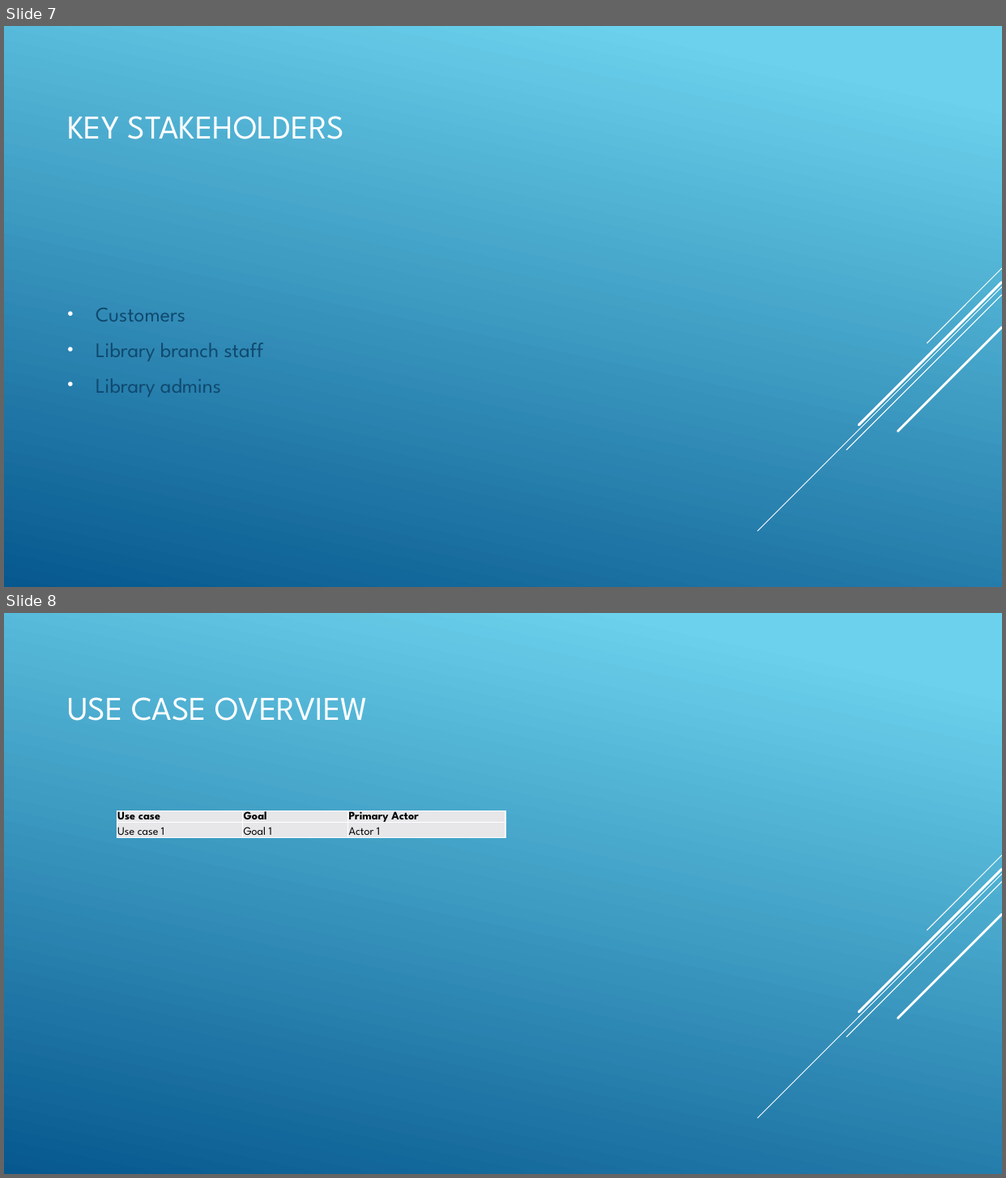
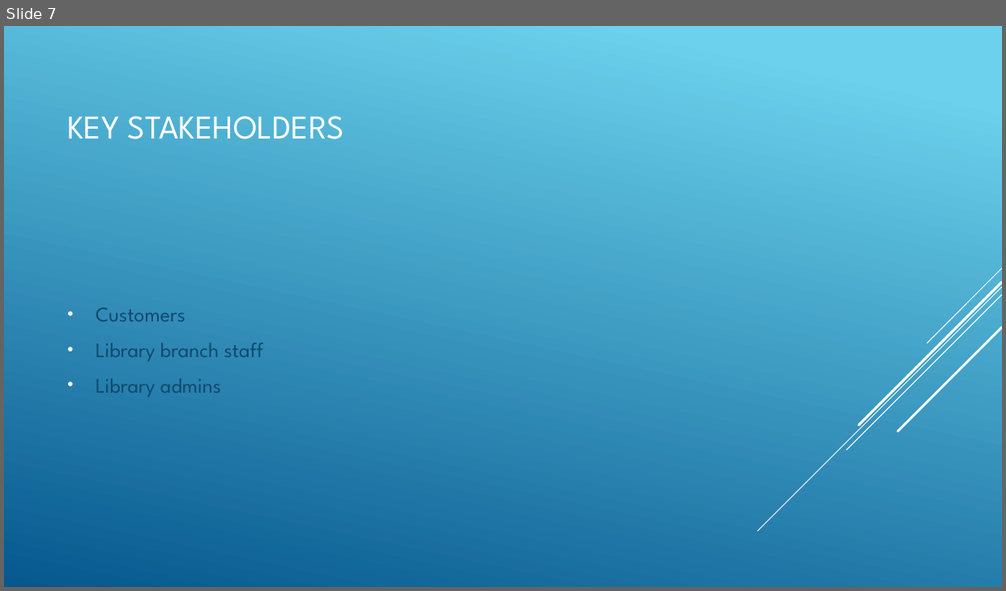
Before and after one commit to Crew7Keyes/BlueSteel, a slide deck: usecasepresentation.pptx. Shown one above the other, each under a label of ours: slides 7 and 8 before the commit, slide 7 after it. The pictures are 1006x1178 and 1006x591 pixels, drawn with LibreOffice and Linux fonts; fonts in the diff are those of the drawing. Boxes give left, top, right and bottom in pixels: in the first picture for what was removed or moved away, otherwise in the second. Text is boxed around its words. In the diff, an @@ line names an element or a change of style, - is before the commit and + after.

```diff
--- a/usecasepresentation.pptx
+++ b/usecasepresentation.pptx
@@ slide 8 removed at (x1=4, y1=613, x2=1002, y2=1174), background gradient #6ED2EB to #06588E; not listed: 5 template elements that a slide beside it also shows @@
@@ title removed at (x1=67, y1=697, x2=368, y2=721) @@
-USE CASE OVERVIEW
@@ table removed at (x1=117, y1=811, x2=505, y2=843), 2 rows, 3 columns @@
-Use case | Goal | Primary Actor
-Use case 1 | Goal 1 | Actor 1
```
Also in this commit, not shown: 2 slides changed, 1 slide added.
